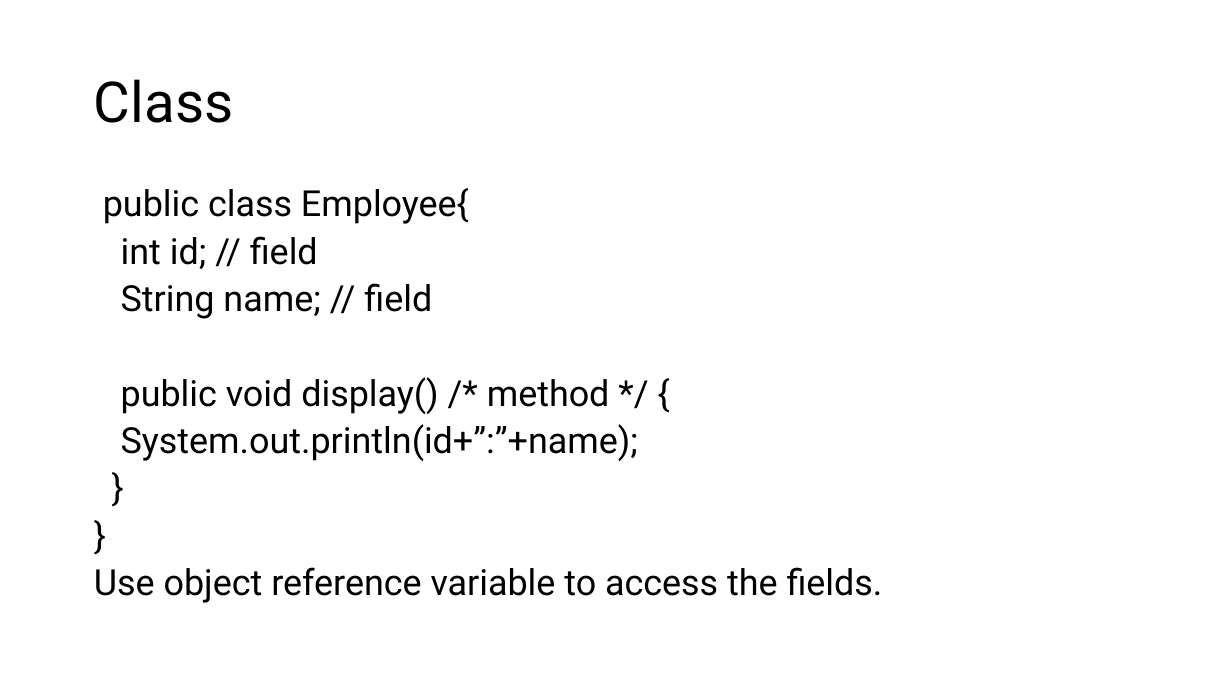
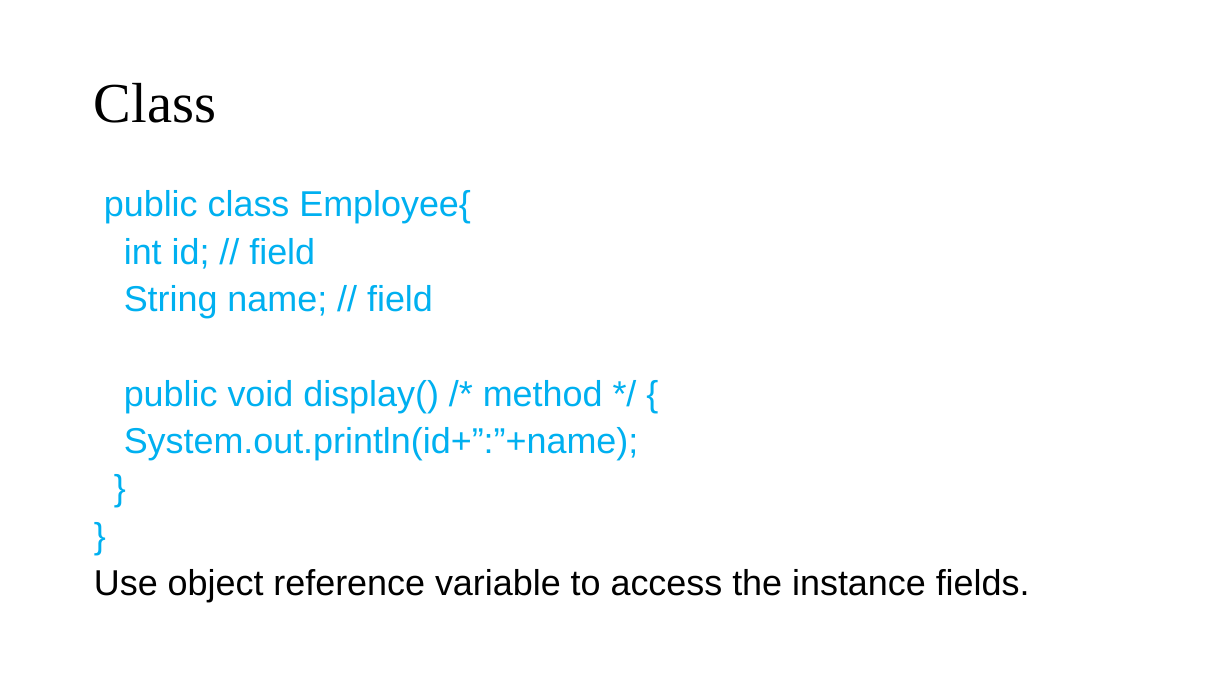
Before and after one commit to nginx500/learning-docs, a slide deck: slide 4 of java/core/objects.pptx. Drawn at 1232x693 pixels with LibreOffice and Linux fonts; fonts in the diff are those of the drawing. Boxes give left, top, right and bottom in pixels: in the first picture for what was removed or moved away, otherwise in the second. Text is boxed around its words. In the diff, an @@ line names an element or a change of style, - is before the commit and + after.

```diff
--- a/java/core/objects.pptx
+++ b/java/core/objects.pptx
@@ title "Class" at (94, 82, 216, 123): font Roboto to Times New Roman @@
@@ text at (104, 190, 638, 460): font Roboto to Arial, text colour #000000 to #00B0F0 in "public class Employee{", "int id; // field", "String name; // field", "public void display() /* method */ {" and 3 more places @@
@@ text at (94, 569, 1030, 602): text changed; font Roboto to Arial @@
-Use object reference variable to access the fields.
+Use object reference variable to access the instance fields.
```
Also in this commit, not shown: 16 other slides changed, 2 other files.
